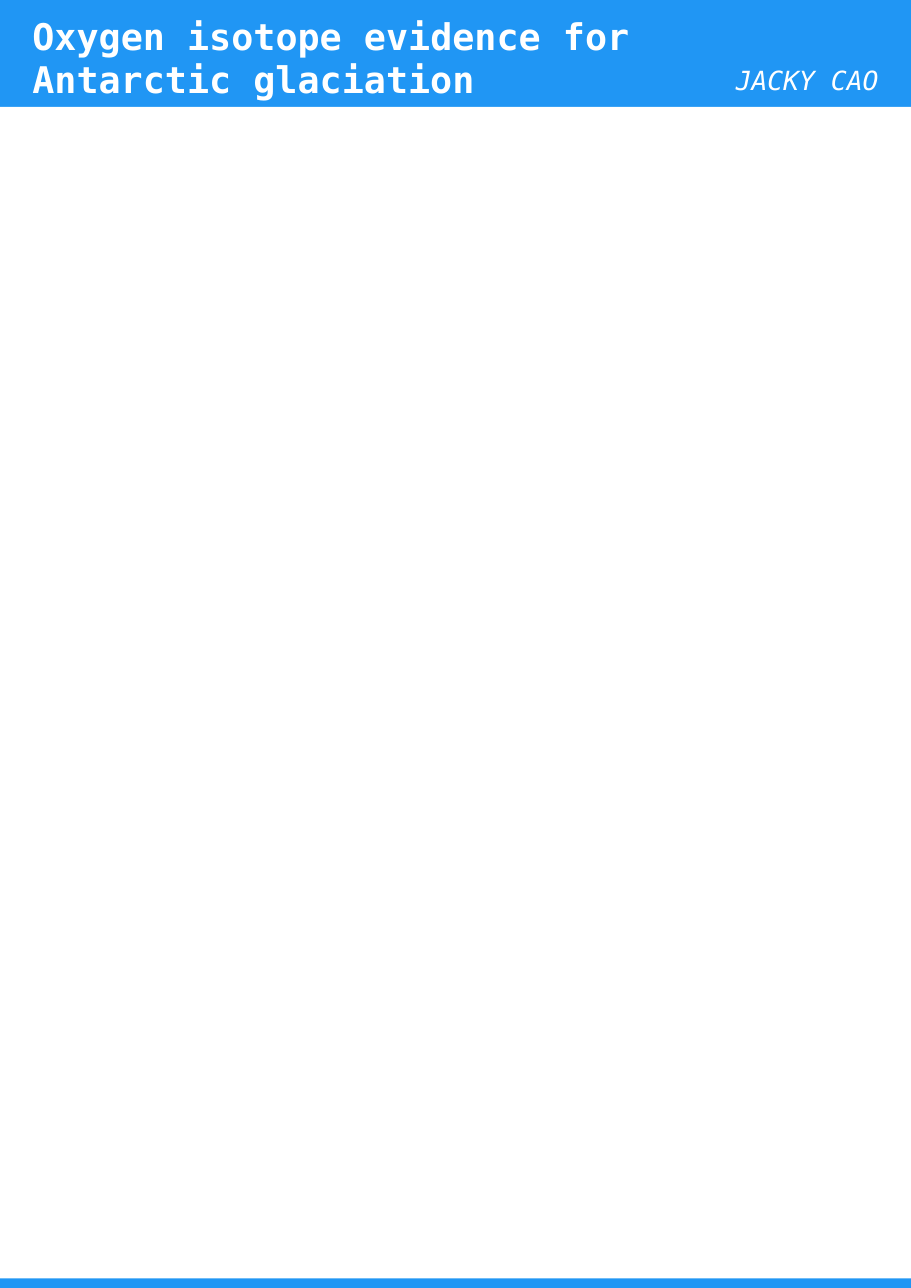
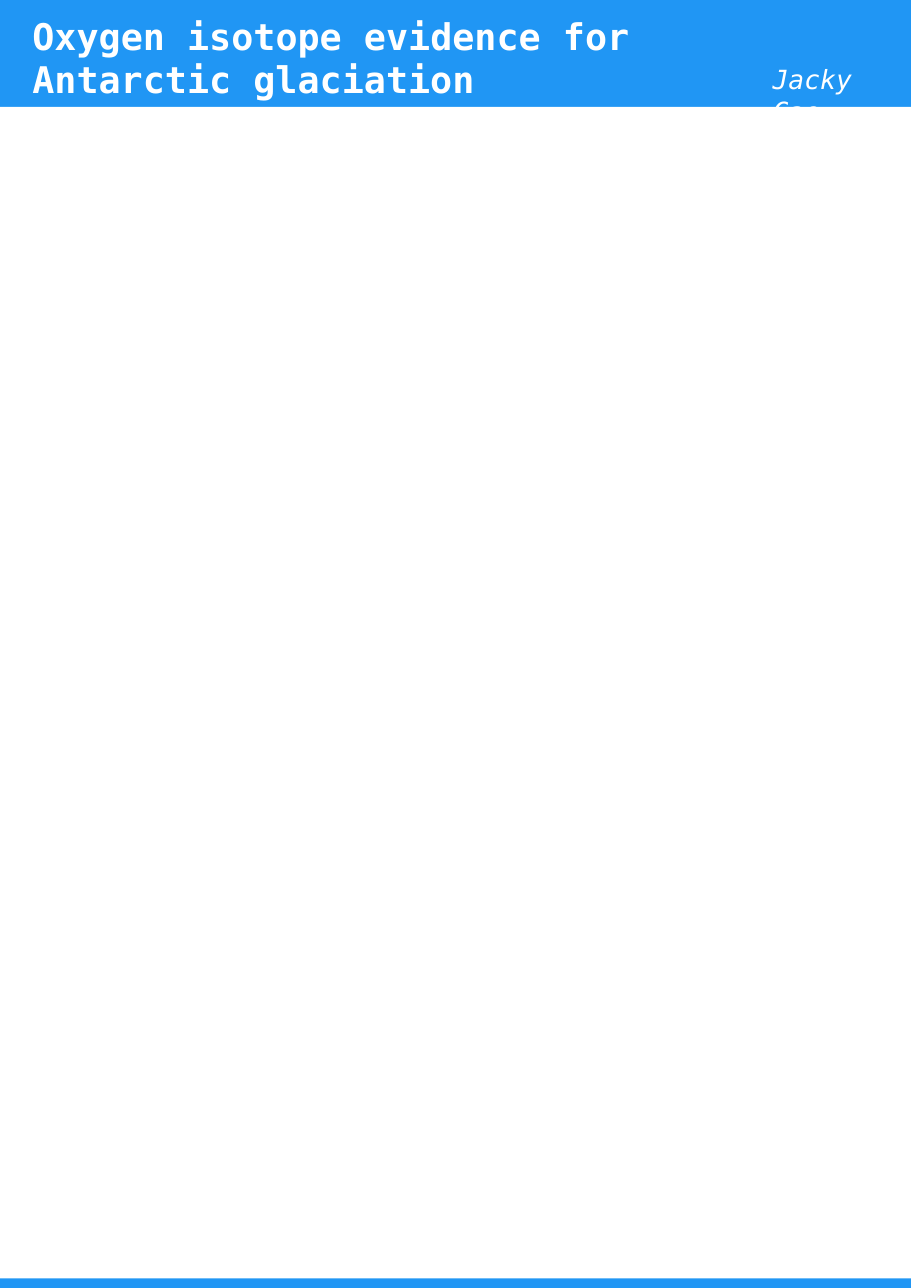
Before and after one commit to cao-jacky/degree_level4, a slide deck: slide 1 of earth_system_and_climate_4/term_2/poster/oxygen_poster.pptx. Drawn at 911x1288 pixels with LibreOffice and Linux fonts; fonts in the diff are those of the drawing. Boxes give left, top, right and bottom in pixels: in the first picture for what was removed or moved away, otherwise in the second. Text is boxed around its words. In the diff, an @@ line names an element or a change of style, - is before the commit and + after.

```diff
--- a/earth_system_and_climate_4/term_2/poster/oxygen_poster.pptx
+++ b/earth_system_and_climate_4/term_2/poster/oxygen_poster.pptx
@@ text at [773,69,852,107]: text changed @@
-JACKY CAO
+Jacky Cao
```
Also in this commit, not shown: 13 other files.
